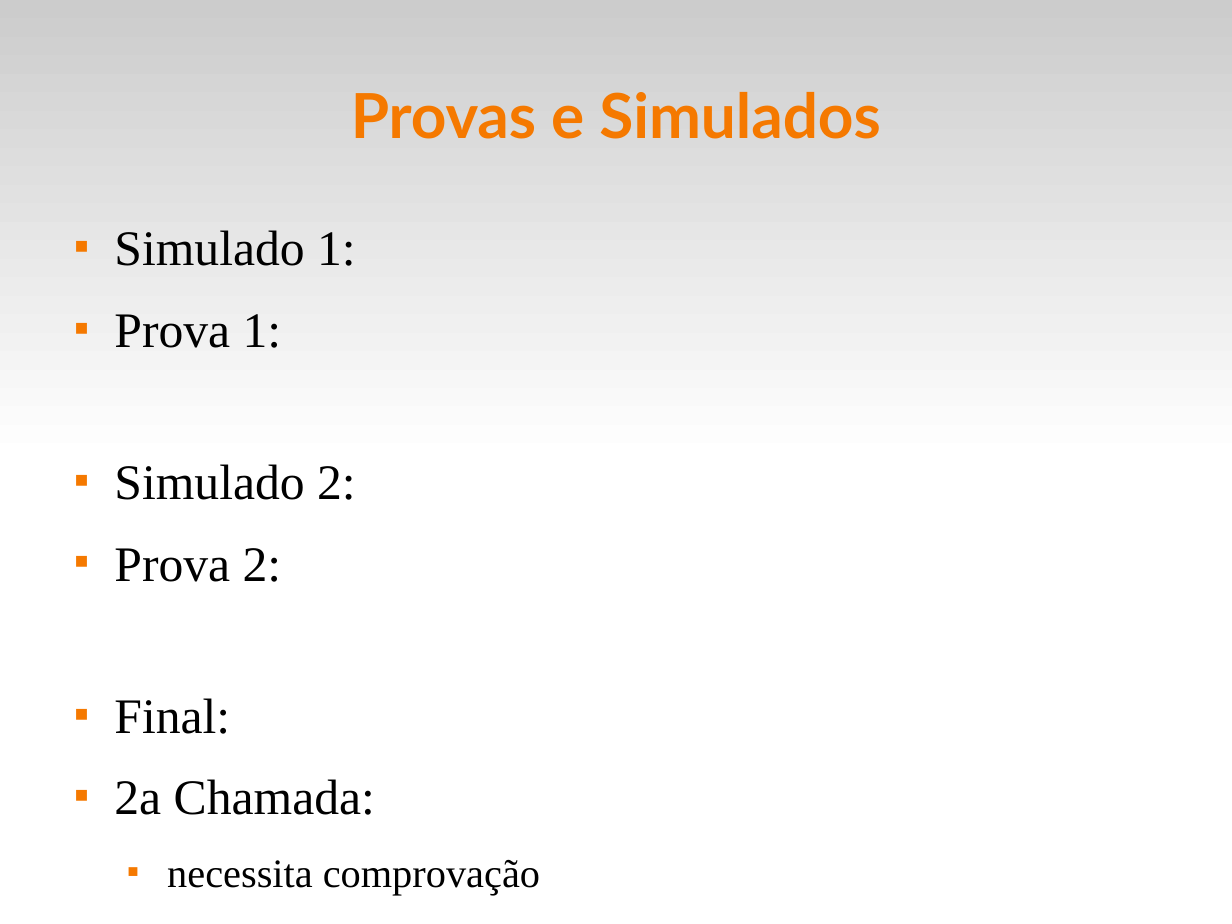
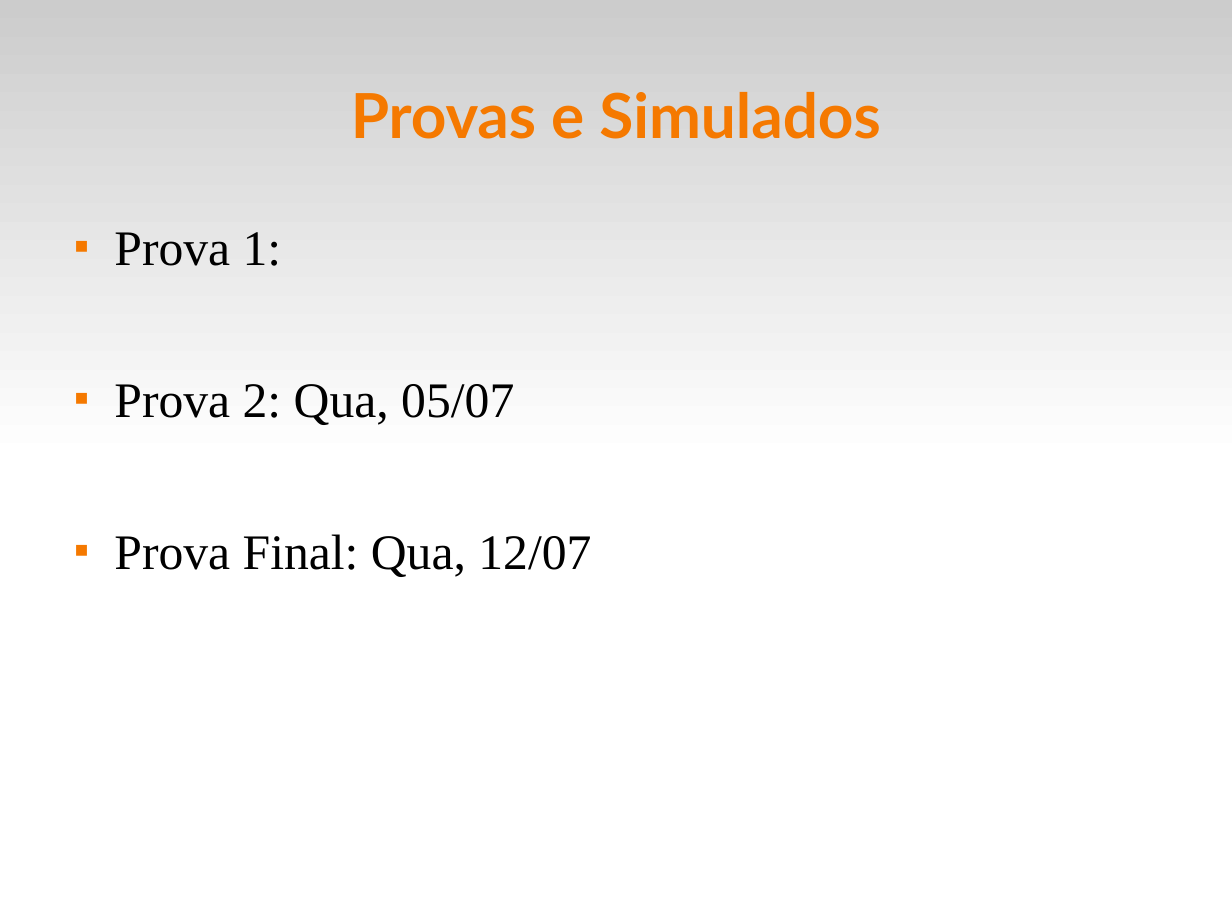
Before and after one commit to fsantanna-uerj/IPD, a slide deck: slide 5 of slides/ipd-00.odp. Drawn at 1232x924 pixels with LibreOffice and Linux fonts; fonts in the diff are those of the drawing. Boxes give left, top, right and bottom in pixels: in the first picture for what was removed or moved away, otherwise in the second. Text is boxed around its words. In the diff, an @@ line names an element or a change of style, - is before the commit and + after.

```diff
--- a/slides/ipd-00.odp
+++ b/slides/ipd-00.odp
@@ text at box(114, 230, 356, 266): paragraph removed @@
-■ Simulado 1:
@@ text at box(114, 384, 591, 577): text changed @@
-■ Simulado 2:
-■ Prova 2:
-■ Final:
-■ 2a Chamada:
-  ■ necessita comprovação
+■ Prova 2: Qua, 05/07
+■ Prova Final: Qua, 12/07
```
Also in this commit, not shown: 1 other file.
